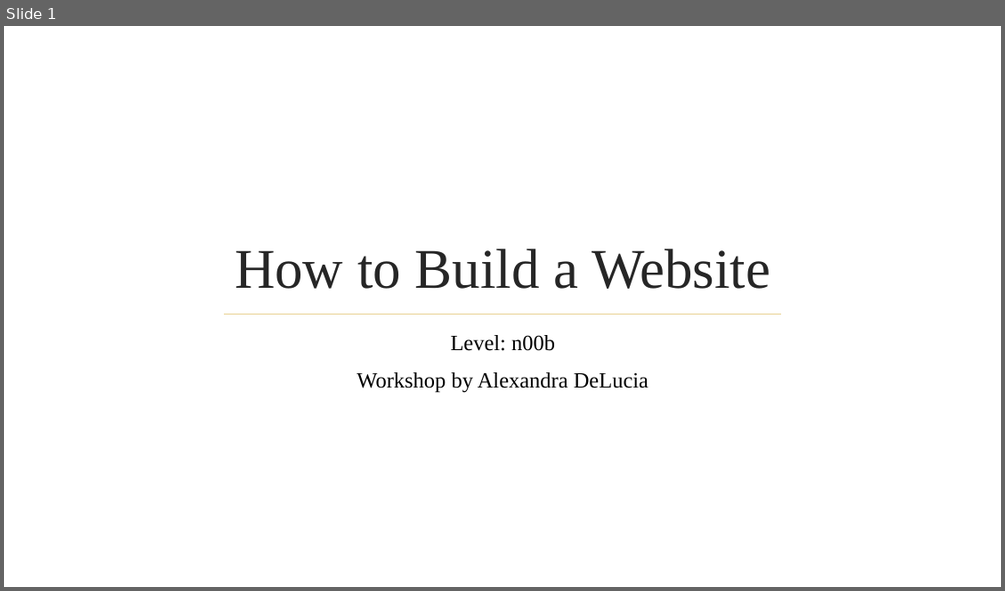
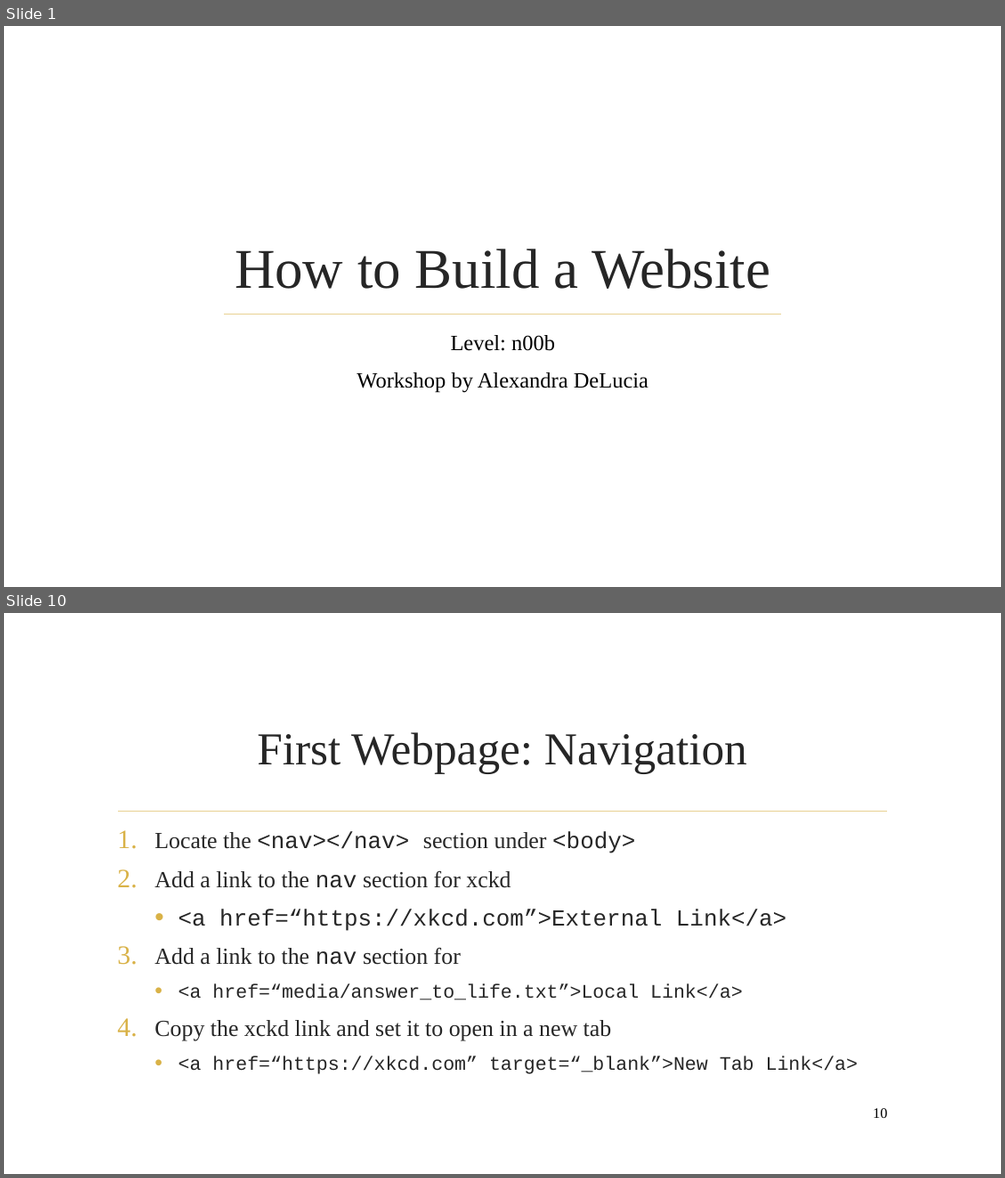
Before and after one commit to AADeLucia/beginner_web_tutorial, a slide deck: website_tutorial_beginner.pptx. Shown one above the other, each under a label of ours: slide 1 before the commit, slides 1 and 10 after it; the slides between them are not shown. The pictures are 1005x591 and 1005x1178 pixels, drawn with LibreOffice and Linux fonts; fonts in the diff are those of the drawing; background and template pictures are left out. Boxes give left, top, right and bottom in pixels: in the first picture for what was removed or moved away, otherwise in the second. Text is boxed around its words. In the diff, an @@ line names an element or a change of style, - is before the commit and + after.

```diff
--- a/website_tutorial_beginner.pptx
+++ b/website_tutorial_beginner.pptx
@@ slide 10 added at box(4, 613, 1001, 1174), background picture (left out) @@
@@ title added at box(257, 732, 747, 774), 44 pt, text #262626 @@
+First Webpage: Navigation
@@ line added from (119, 811) to (887, 811), #E8D191 1.25 pt @@
@@ text added at box(154, 831, 858, 1074), 22.2 pt, text #262626 @@
+1. Locate the <nav></nav> section under <body>
+2. Add a link to the nav section for xckd
+  • <a href=“https://xkcd.com”>External Link</a>
+3. Add a link to the nav section for
+  • <a href=“media/answer_to_life.txt”>Local Link</a>
+4. Copy the xckd link and set it to open in a new tab
+  • <a href=“https://xkcd.com” target=“_blank”>New Tab Link</a>
@@ page number added at box(873, 1108, 887, 1118), 14 pt, text #000000 @@
+10
```
Also in this commit, not shown: 9 slides changed, 3 other slides added, 4 other files.
